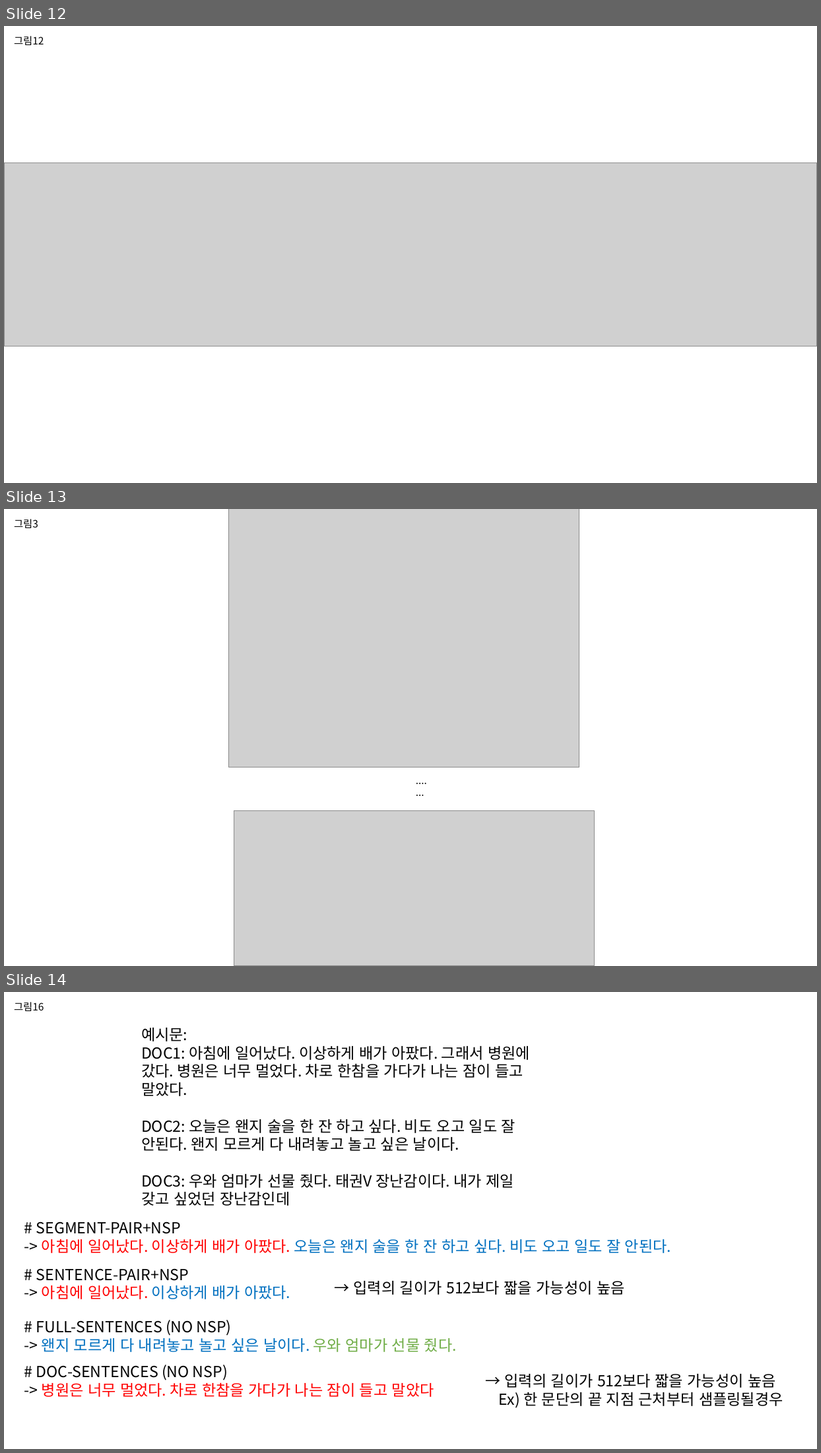
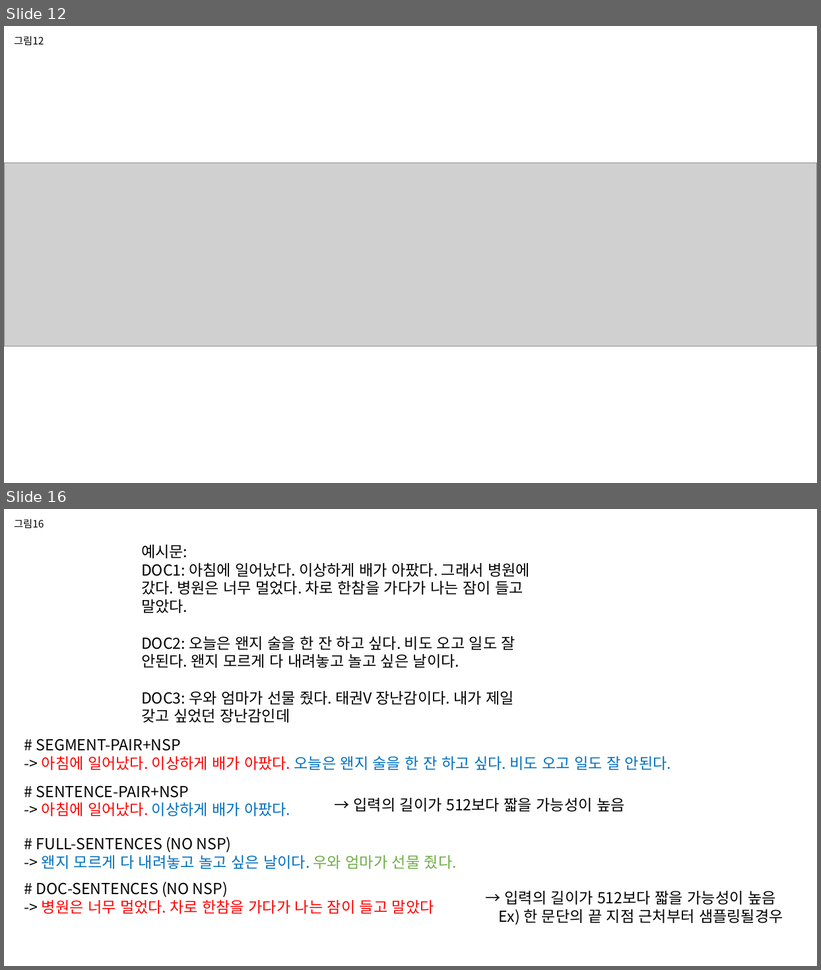
Before and after one commit to jinkilee/hello-transformer, a slide deck: draft/chapter5.pptx. Shown one above the other, each under a label of ours: slides 12, 13 and 14 before the commit, slides 12 and 16 after it; the slides between them are not shown. The pictures are 821x1453 and 821x970 pixels, drawn with LibreOffice and Linux fonts; fonts in the diff are those of the drawing; grey boxes stand for pictures. Boxes give left, top, right and bottom in pixels: in the first picture for what was removed or moved away, otherwise in the second. Text is boxed around its words. In the diff, an @@ line names an element or a change of style, - is before the commit and + after.

```diff
--- a/draft/chapter5.pptx
+++ b/draft/chapter5.pptx
@@ slide 13 removed at bbox=[4, 509, 817, 966], background #FFFFFF @@
@@ text removed at bbox=[14, 519, 38, 528] @@
-그림3
@@ picture removed at bbox=[228, 509, 580, 768] @@
@@ text removed at bbox=[410, 771, 435, 802] @@
-.......
@@ picture removed at bbox=[234, 811, 595, 966] @@
@@ what was slide 14 is now slide 16 @@
```
Also in this commit, not shown: 4 slides changed.
